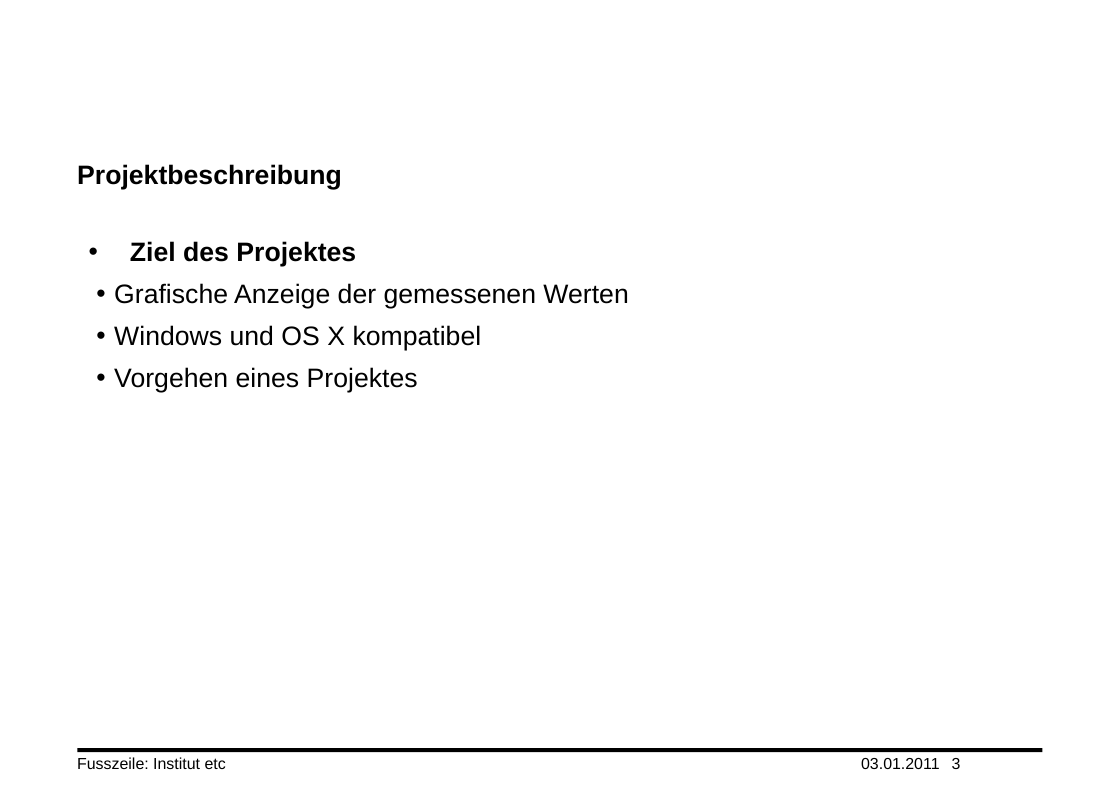
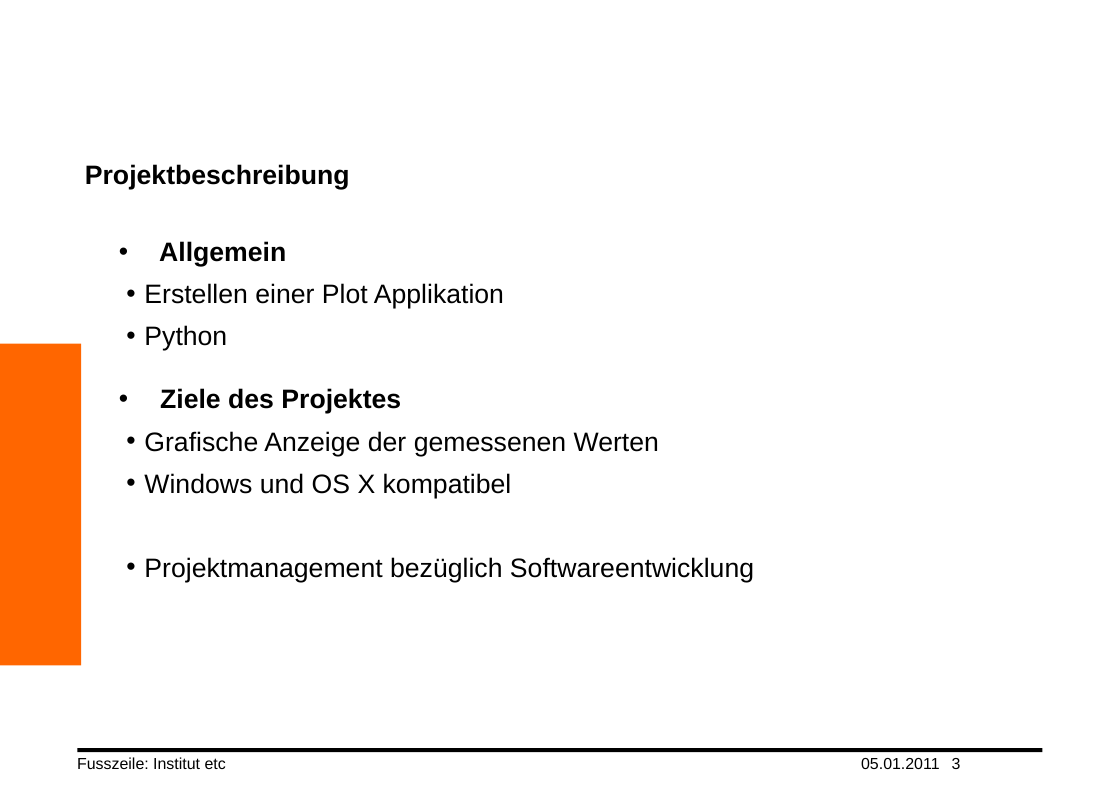
Before and after one commit to yuai/newtonscheaxiom, a slide deck: slide 3 of wiki/truong_xander.pptx. Drawn at 1120x792 pixels with LibreOffice and Linux fonts; fonts in the diff are those of the drawing; background and template pictures are left out. Boxes give left, top, right and bottom in pixels: in the first picture for what was removed or moved away, otherwise in the second. Text is boxed around its words. In the diff, an @@ line names an element or a change of style, - is before the commit and + after.

```diff
--- a/wiki/truong_xander.pptx
+++ b/wiki/truong_xander.pptx
@@ title "Projektbeschreibung" moved from (x1=77, y1=164, x2=342, y2=190) to (x1=85, y1=164, x2=350, y2=190) @@
@@ text "Allgemein" moved from (x1=114, y1=241, x2=628, y2=393) to (x1=144, y1=241, x2=754, y2=582) @@
@@ text at (x1=144, y1=241, x2=504, y2=414): text changed; bold off @@
-• Ziel des Projektes
+• Allgemein
+  • Erstellen einer Plot Applikation
+  • Python
+• Ziele des Projektes
@@ rectangle added at (x1=0, y1=344, x2=81, y2=666), fill #FF6600 @@
@@ text at (x1=144, y1=557, x2=754, y2=582): text changed @@
-  • Vorgehen eines Projektes
+  • Projektmanagement bezüglich Softwareentwicklung
@@ text at (x1=861, y1=758, x2=940, y2=769): text changed @@
-03.01.2011
+05.01.2011
```
Also in this commit, not shown: 9 other slides changed, 1 slide removed.
